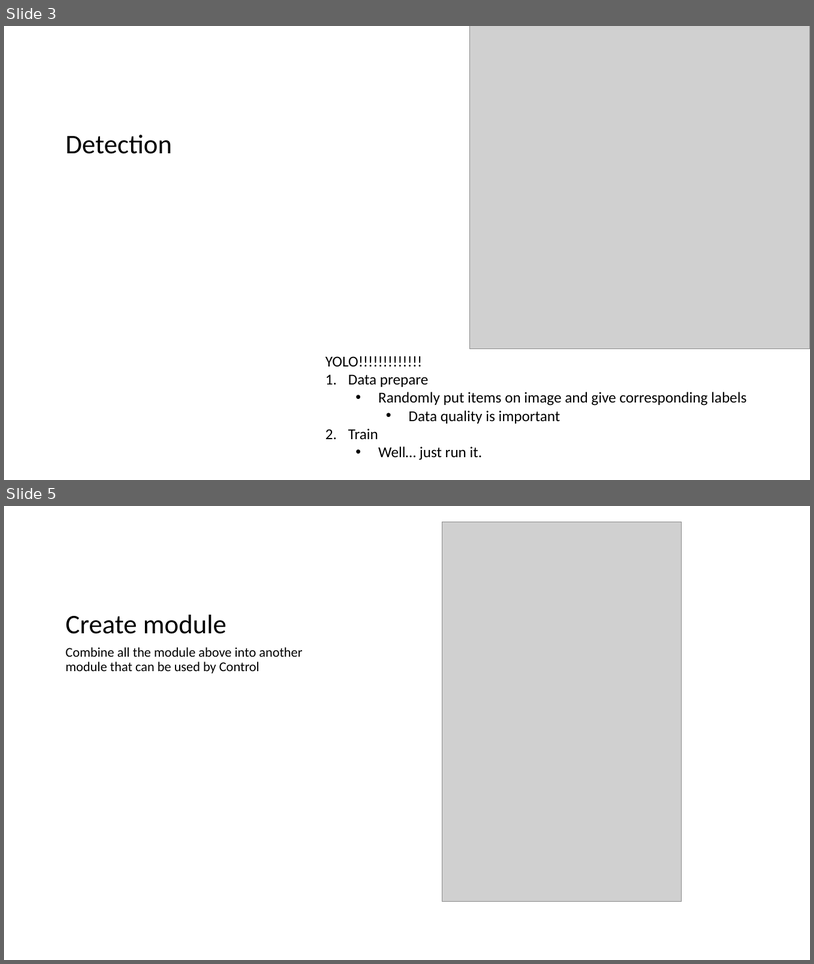
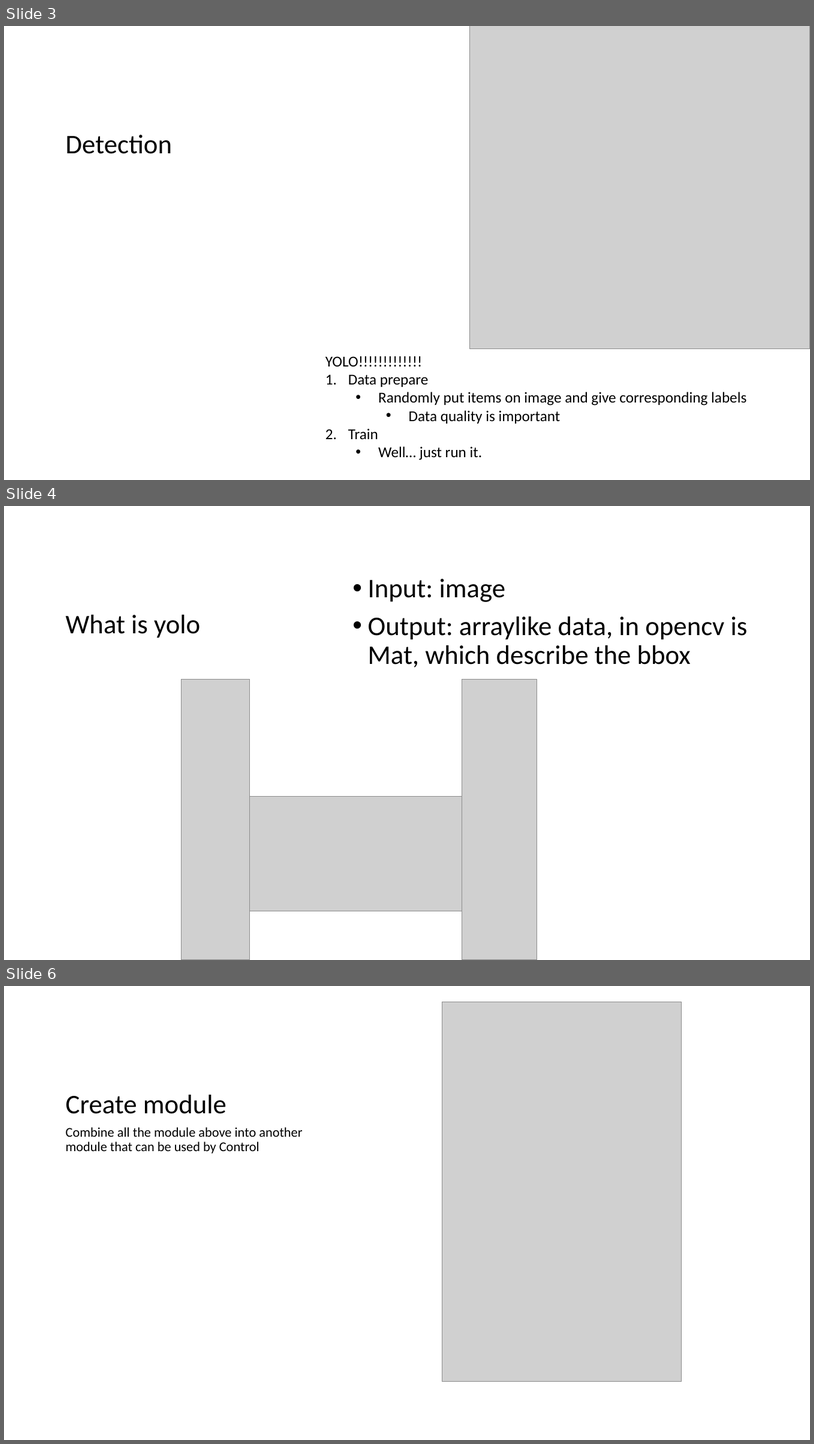
Before and after one commit to MeowOhMeow/CHIPI-CHIPI-CHAPA-CHAPA-DUBI-DUBI-DABA-DABA, a slide deck: ppts/Detector.pptx. Shown one above the other, each under a label of ours: slides 3 and 5 before the commit, slides 3, 4 and 6 after it; the slides between them are not shown. The pictures are 814x964 and 814x1444 pixels, drawn with LibreOffice and Linux fonts; fonts in the diff are those of the drawing; grey boxes stand for pictures. Boxes give left, top, right and bottom in pixels: in the first picture for what was removed or moved away, otherwise in the second. Text is boxed around its words. In the diff, an @@ line names an element or a change of style, - is before the commit and + after.

```diff
--- a/ppts/Detector.pptx
+++ b/ppts/Detector.pptx
@@ slide 4 added at [4,506,810,960], background #FFFFFF @@
@@ text added at [368,579,748,667], 32 pt, text #000000 @@
+• Input: image
+• Output: arraylike data, in opencv is Mat, which describe the bbox
@@ title added at [66,615,200,638], 32 pt, text #000000 @@
+What is yolo
@@ picture added at [181,679,250,960] @@
@@ picture added at [462,679,537,960] @@
@@ picture added at [221,796,472,910] @@
@@ what was slide 5 is now slide 6 @@
```
Also in this commit, not shown: 2 slides changed, 1 other slide added, 3 other files.
